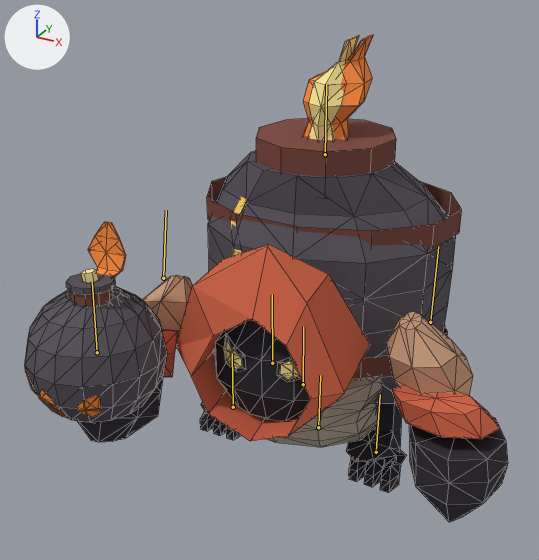
An edit to the Blender file art/enemies/charger/production/animated/charger.blend, drawn before and after from the same camera.
One viewpoint serves both versions: a camera (50 mm lens) standing at (0.77, -1.706, 1.299) and looking at (-0.02, -0.268, 0.58). Lighting does not change. The marker at upper left points along +X, +Y and +Z. The picture after the commit comes second. Both versions are drawn at frame 5 of the action 'RecoverySwipe'; the numbers are the values there. The bones that bend it are drawn over the model as lines. Mesh edges are drawn as thin lines.

The first picture shows 'charger | palette mesh'.
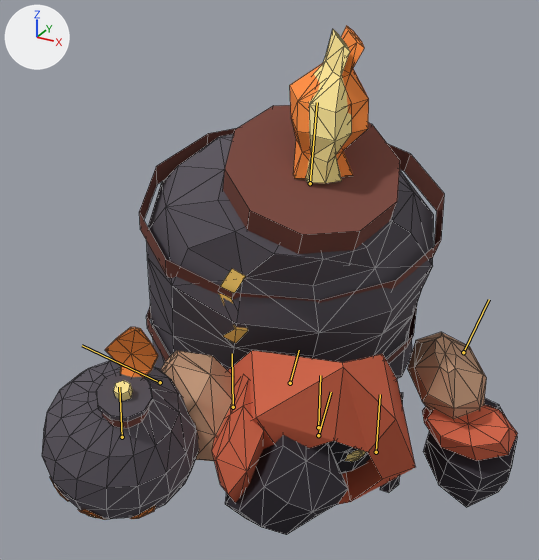
Boxes [x1, y1, x2, y2] around the edits, measured in the pictures (539 x 560 px):
'charger | palette mesh', posed: before [24, 35, 508, 522]; after [42, 25, 518, 535]
bone 'body', root to tip: before (303, 384) to (303, 326); after (290, 383) to (299, 350)
bone 'head', root to tip: before (272, 363) to (272, 294); after (318, 435) to (331, 392)
bone 'arm.L', root to tip: before (430, 322) to (438, 246); after (463, 352) to (489, 299)
bone 'arm.R', root to tip: before (163, 278) to (166, 210); after (160, 382) to (82, 345)
bone 'flame', root to tip: before (325, 154) to (326, 84); after (310, 183) to (317, 102)

The change, as a list of edits to the scene's bpy script:
```text
Change bone_body:
    where bone_body = bpy.data.objects['charger rig'].pose.bones['body']  # child of 'root'
    bone_body.location: (0.0, 0.007, 0.0) -> (0.0, 0.052, 0.077)
    bone_body.rotation_euler: (0.0175, 0.14, 0.0) -> (0.559, 0.698, 0.0)  # degrees (1, 8, 0) -> degrees (32, 40, 0)
Change bone_head:
    where bone_head = bpy.data.objects['charger rig'].pose.bones['head']  # child of 'body'
    bone_head.rotation_euler: (0.0, 0.0, 0.0) -> (-0.122, -0.105, 0.0)  # degrees (0, 0, 0) -> degrees (-7, -6, 0)
Change bone_arm_l:
    where bone_arm_l = bpy.data.objects['charger rig'].pose.bones['arm.L']  # child of 'body'
    bone_arm_l.rotation_euler: (-0.0873, 0.0, 0.0) -> (-0.175, -0.227, 0.0)  # degrees (-5, 0, 0) -> degrees (-10, -13, 0)
Change bone_arm_r:
    where bone_arm_r = bpy.data.objects['charger rig'].pose.bones['arm.R']  # child of 'body'
    bone_arm_r.rotation_euler: (-0.559, 0.332, 0.0) -> (-1.187, 1.152, 0.0)  # degrees (-32, 19, 0) -> degrees (-68, 66, 0)
Change bone_flame:
    where bone_flame = bpy.data.objects['charger rig'].pose.bones['flame']  # child of 'body'
    bone_flame.rotation_euler: (0.0, 0.0, 0.0) -> (-0.332, 0.0, 0.0)  # degrees (0, 0, 0) -> degrees (-19, 0, 0)
```
